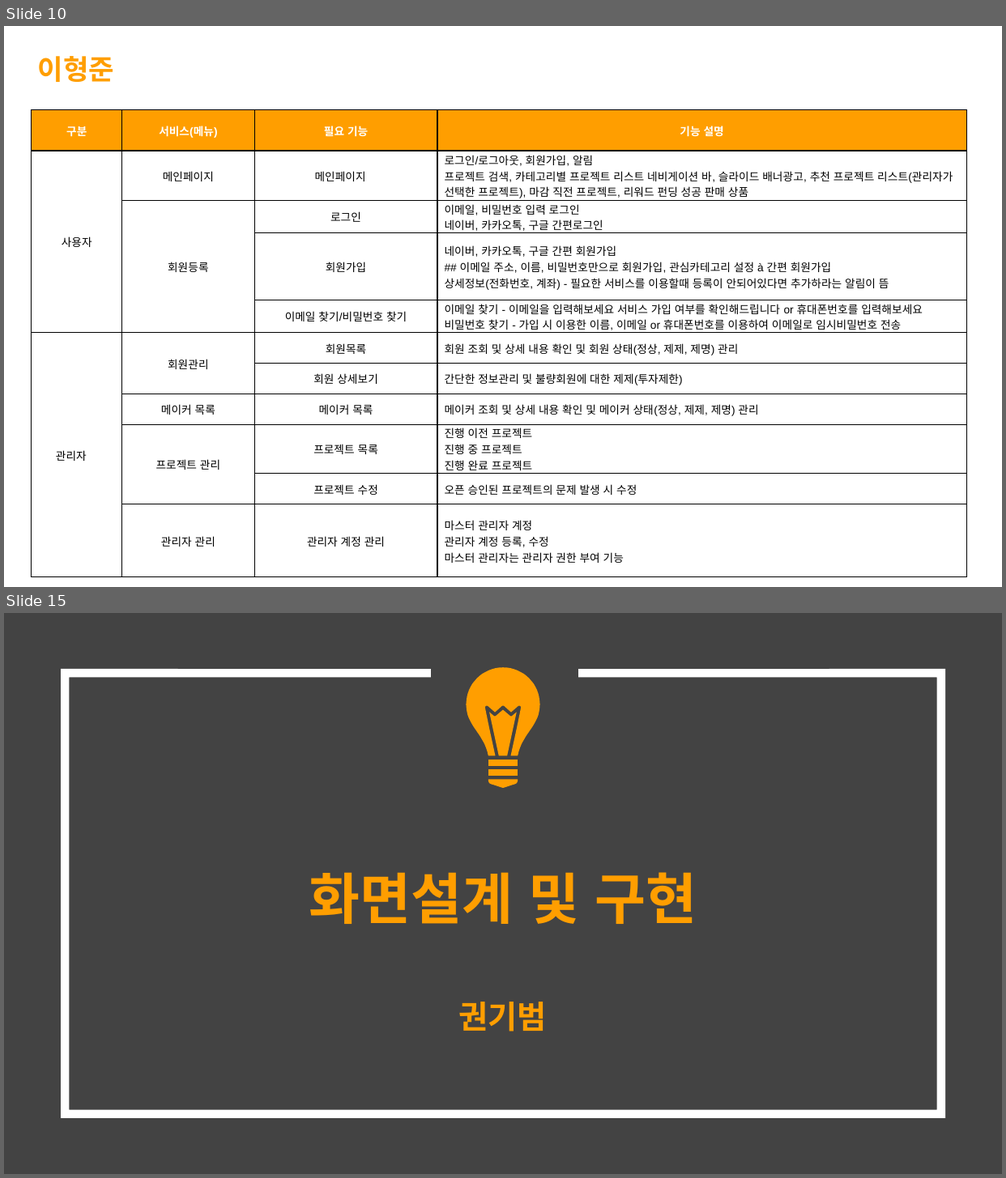
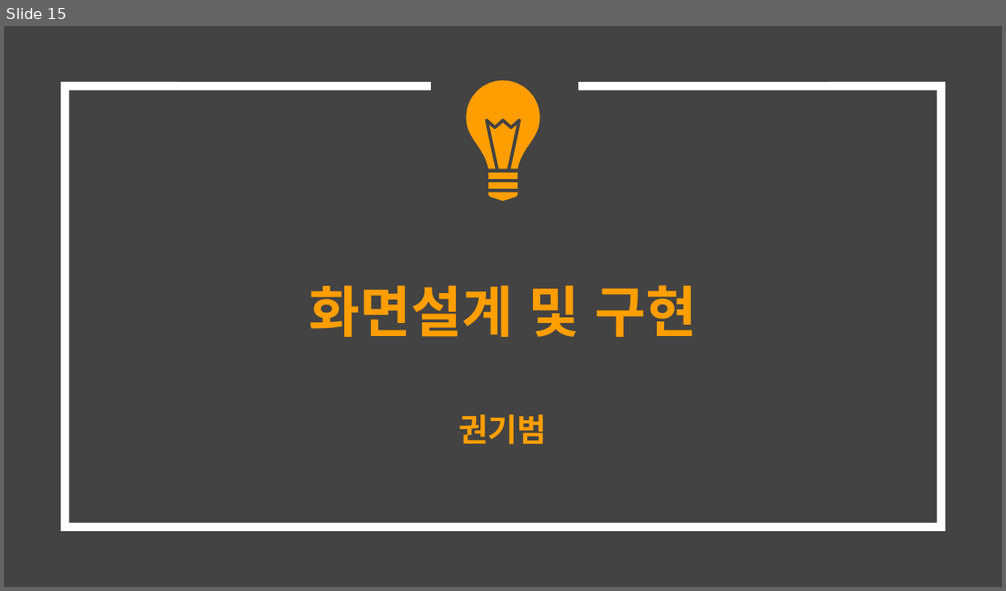
Before and after one commit to hhsw07/ezen-academy-projects, a slide deck: 0 발표용 파워포인트/0522 3차발표/0522 project06 - 파워포인트 종합.pptx. Shown one above the other, each under a label of ours: slides 10 and 15 before the commit, slide 15 after it; the slides between them are not shown. The pictures are 1006x1178 and 1006x591 pixels, drawn with LibreOffice and Linux fonts; fonts in the diff are those of the drawing. Boxes give left, top, right and bottom in pixels: in the first picture for what was removed or moved away, otherwise in the second. Text is boxed around its words. In the diff, an @@ line names an element or a change of style, - is before the commit and + after.

```diff
--- a/0 발표용 파워포인트/0522 3차발표/0522 project06 - 파워포인트 종합.pptx
+++ b/0 발표용 파워포인트/0522 3차발표/0522 project06 - 파워포인트 종합.pptx
@@ slide 10 removed at box(4, 26, 1002, 587), background #434343 @@
@@ rectangle removed at box(4, 26, 1002, 587) @@
@@ text removed at box(38, 56, 115, 82) @@
-이형준
@@ table removed at box(32, 109, 967, 566), 11 rows, 4 columns @@
-구분 | 서비스(메뉴) | 필요 기능 | 기능 설명
-사용자 | 메인페이지 | 메인페이지 | 로그인/로그아웃, 회원가입, 알림 프로젝트 검색, 카테고리별 프로젝트 리스트 네비게이션 바, 슬라이드 배너광고, 추천 프로젝트 리스트(관리자가 선택한 프로젝트), 마감 직전 프로젝트, 리워드 펀딩 성공 판매 상품
- | 회원등록 | 로그인 | 이메일, 비밀번호 입력 로그인 네이버, 카카오톡, 구글 간편로그인
- |  | 회원가입 | 네이버, 카카오톡, 구글 간편 회원가입 ## 이메일 주소, 이름, 비밀번호만으로 회원가입, 관심카테고리 설정 à 간편 회원가입 상세정보(전화번호, 계좌) - 필요한 서비스를 이용할때 등록이 안되어있다면 추가하라는 알림이 뜸
- |  | 이메일 찾기/비밀번호 찾기 | 이메일 찾기 - 이메일을 입력해보세요 서비스 가입 여부를 확인해드립니다 or 휴대폰번호를 입력해보세요 비밀번호 찾기 - 가입 시 이용한 이름, 이메일 or 휴대폰번호를 이용하여 이메일로 임시비밀번호 전송
-관리자 | 회원관리 | 회원목록 | 회원 조회 및 상세 내용 확인 및 회원 상태(정상, 제제, 제명) 관리
- |  | 회원 상세보기 | 간단한 정보관리 및 불량회원에 대한 제제(투자제한)
- | 메이커 목록 | 메이커 목록 | 메이커 조회 및 상세 내용 확인 및 메이커 상태(정상, 제제, 제명) 관리
- | 프로젝트 관리 | 프로젝트 목록 | 진행 이전 프로젝트 진행 중 프로젝트 진행 완료 프로젝트
- |  | 프로젝트 수정 | 오픈 승인된 프로젝트의 문제 발생 시 수정
- | 관리자 관리 | 관리자 계정 관리 | 마스터 관리자 계정 관리자 계정 등록, 수정 마스터 관리자는 관리자 권한 부여 기능
```
Also in this commit, not shown: 2 slides changed, 17 slides added, 12 other slides removed.
